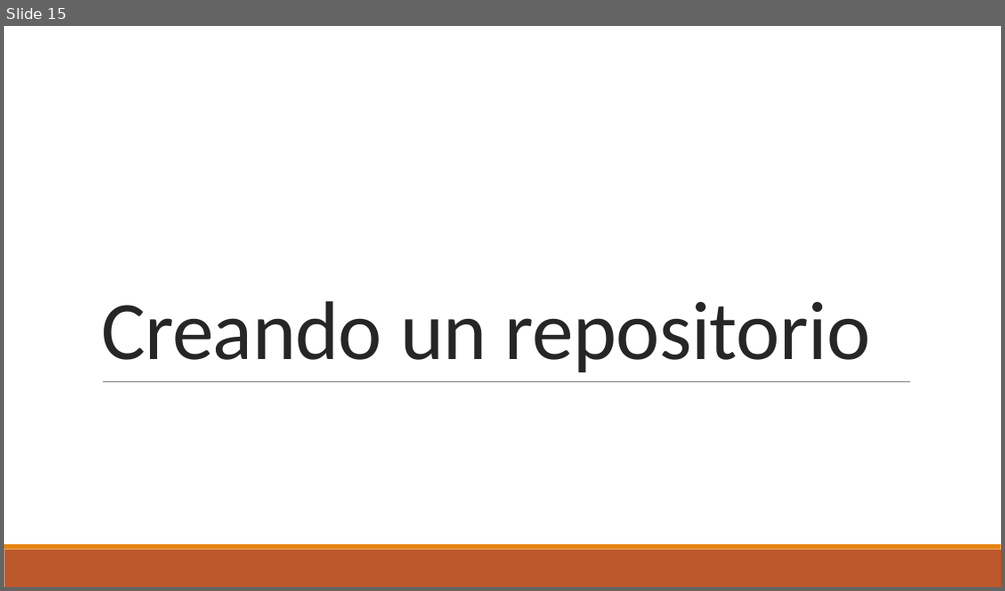
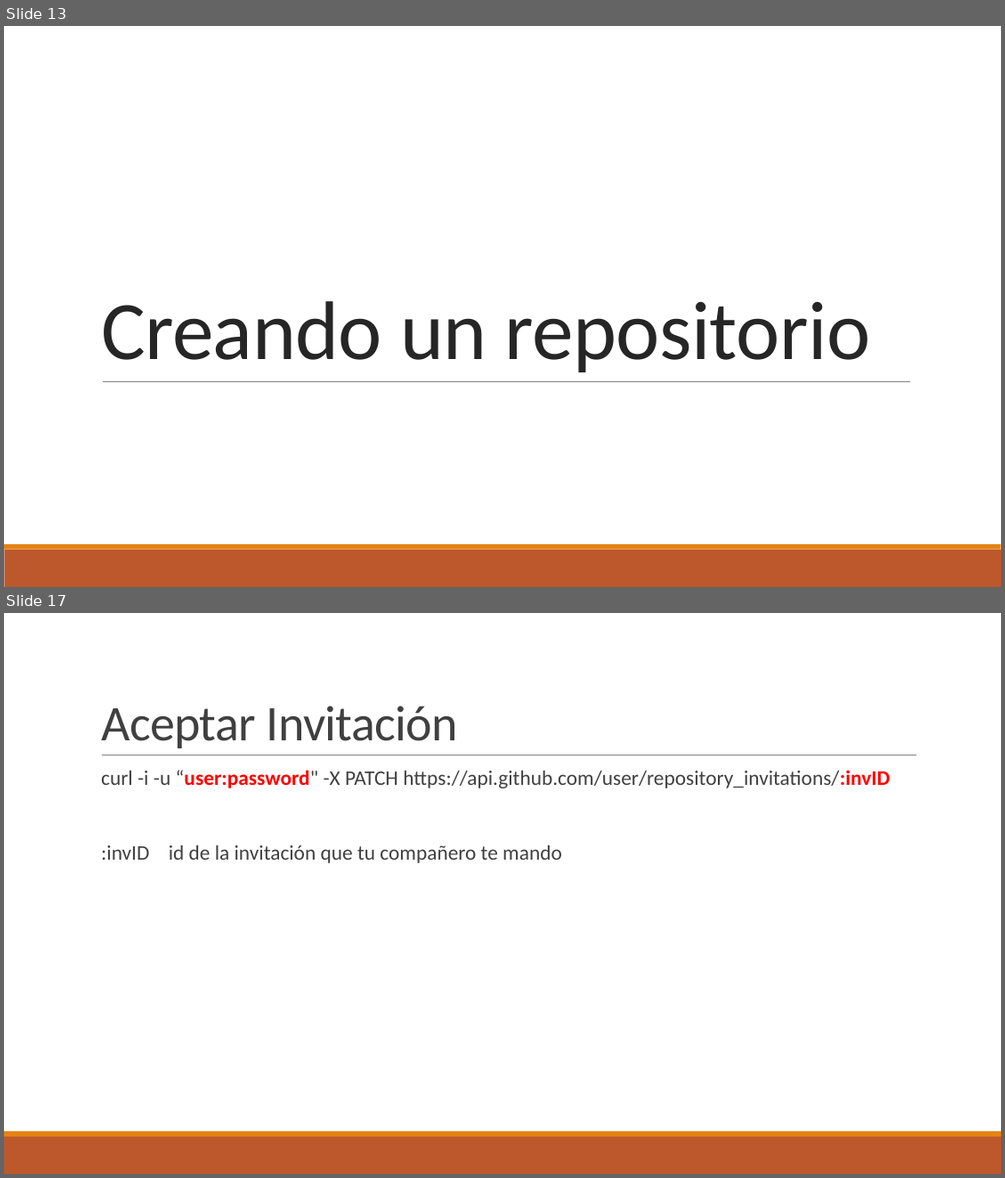
Before and after one commit to DuckHunter213/TutorialGit, a slide deck: Git.pptx. Shown one above the other, each under a label of ours: slide 15 before the commit, slides 13 and 17 after it; the slides between them are not shown. The pictures are 1005x591 and 1005x1178 pixels, drawn with LibreOffice and Linux fonts; fonts in the diff are those of the drawing; background and template pictures are left out. Boxes give left, top, right and bottom in pixels: in the first picture for what was removed or moved away, otherwise in the second. Text is boxed around its words. In the diff, an @@ line names an element or a change of style, - is before the commit and + after.

Commit message:
Cambios a la presentacion y agrega los comandos por medio de curl

```diff
--- a/Git.pptx
+++ b/Git.pptx
@@ slide 17 added at (4, 613, 1001, 1174), background #FFFFFF; not listed: 2 template elements that a slide beside it also shows @@
@@ title added at (101, 706, 459, 748), 48 pt, text #404040 @@
+Aceptar Invitación
@@ text added at (101, 770, 890, 863), 20 pt, text #404040 @@
+  curl -i -u “user:password" -X PATCH https://api.github.com/user/repository_invitations/:invID
+  :invID id de la invitación que tu compañero te mando
@@ line added from (102, 755) to (917, 755), #808080 0.5 pt @@
@@ what was slide 15 is now slide 13 @@
```
Also in this commit, not shown: 2 slides changed, 6 other slides added, 6 slides removed, 1 other file.
